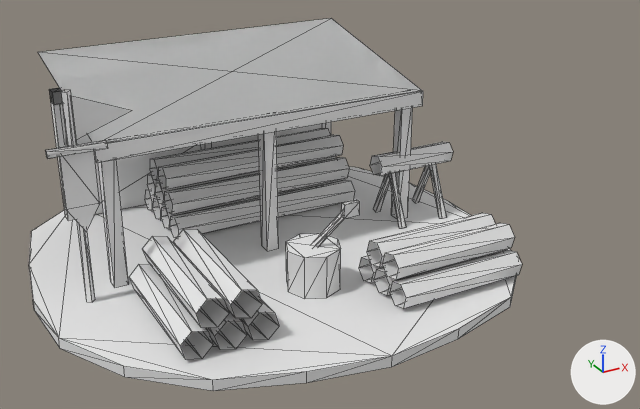
The glTF model sample_project/assets/3d/buildings/saracens/lumber_camp.glb as it was, and as the next commit left it.
Rendered twice from a camera (50 mm lens) standing at (-2.65, -5.66, 3.15) and looking at (0.28, -0.34, 0.49). Every picture has the same lights, and +X, +Y and +Z are marked at lower right. The picture after the commit comes second. Mesh edges are drawn as thin lines. Vertices at exactly the same position are counted once.

The first picture shows 'saracens_lumber_camp'.
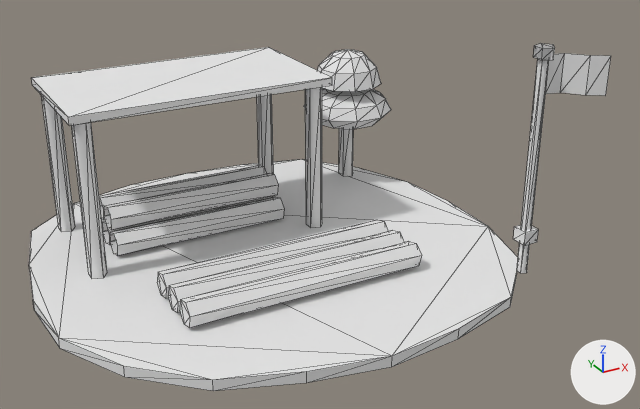
Pixel boxes [x1, y1, x2, y2] of what changed, in the pictures (640 x 409 px; the box of a moved part takes in the faces that stretch with it):
'saracens_lumber_camp', reshaped (18% wider, 7% shorter): before [29, 18, 522, 391]; after [29, 43, 611, 391]
part 1 of me_saracens_lumber_camp, added: after [157, 220, 388, 298]
part 2 of me_saracens_lumber_camp, added: after [168, 230, 404, 313]
part 3 of me_saracens_lumber_camp, added: after [180, 241, 422, 328]
part 4 of me_saracens_lumber_camp, moved or reshaped: before [94, 91, 423, 163]; after [31, 47, 332, 126]
part 5 of me_saracens_lumber_camp, moved or reshaped: before [170, 180, 355, 238]; after [110, 197, 284, 256]
part 6 of me_saracens_lumber_camp, moved or reshaped: before [161, 179, 342, 229]; after [102, 196, 272, 245]
part 7 of me_saracens_lumber_camp, moved or reshaped (not visible afterwards): before [153, 198, 165, 220]
part 8 of me_saracens_lumber_camp, moved or reshaped: before [164, 157, 349, 214]; after [104, 173, 278, 229]
part 9 of me_saracens_lumber_camp, moved or reshaped: before [155, 156, 336, 205]; after [99, 165, 266, 220]
part 10 of me_saracens_lumber_camp, moved or reshaped: before [341, 200, 360, 219]; after [513, 225, 539, 245]
part 11 of me_saracens_lumber_camp, deleted: before [45, 90, 522, 360]
part 12 of me_saracens_lumber_camp, reshaped: before [38, 18, 422, 287]; after [41, 43, 611, 279]

The change in detail:
Material 'PE_Foliage' (mat_pe_foliage) is new.
Its base color is (0.8, 0.8, 0.8) (white #e7e7e7).
Its roughness is 1.0.
Material 'PE_Thatch' (mat_pe_thatch) is new.
Its base color is (0.8, 0.8, 0.8) (white #e7e7e7).
Its roughness is 1.0.
me_saracens_lumber_camp is used by ob_saracens_lumber_camp; location (0.0, 0.0, 0.0).
me_saracens_lumber_camp had 444 vertices, 494 faces and spanned x -1.8..1.75, y -1.78..1.72, z 0.0..1.58.
me_saracens_lumber_camp now has 304 vertices, 399 faces and spans x -1.8..1.94, y -1.78..1.72, z 0.0..1.76.
me_saracens_lumber_camp part 1: a new loose piece, a 6-sided cylinder along x spanning x -1.0..0.8, y -0.5..-0.3, z 0.08..0.28, in mat_pe_woodlight (white #e7e7e7).
me_saracens_lumber_camp part 2: a new loose piece, a 6-sided cylinder along x spanning x -1.0..0.8, y -0.72..-0.52, z 0.08..0.28, in mat_pe_woodlight (white #e7e7e7).
me_saracens_lumber_camp part 3: a new loose piece, a 6-sided cylinder along x spanning x -1.0..0.8, y -0.94..-0.74, z 0.08..0.28, in mat_pe_woodlight (white #e7e7e7).
me_saracens_lumber_camp part 4: the loose piece of 8 vertices spanning x -1.3..1.3, y -0.17..-0.14, z 1.06..1.18 is scaled about its middle by (0.769, 36.7, 0.5), then moved by (-0.4, 0.75, 0.18), in mat_pe_thatch (white #e7e7e7).
me_saracens_lumber_camp part 5: the loose piece of 12 vertices spanning x -0.6..1.0, y 0.35..0.54, z 0.08..0.28 is scaled about its middle by (0.875, 1, 1), then moved by (-0.6, -0.05, 0.0).
me_saracens_lumber_camp part 6: the loose piece of 12 vertices spanning x -0.6..1.0, y 0.55..0.74, z 0.08..0.28 is scaled about its middle by (0.875, 1, 1), then moved by (-0.6, -0.05, 0.0).
me_saracens_lumber_camp part 7: the loose piece of 12 vertices spanning x -0.6..1.0, y 0.76..0.95, z 0.08..0.28 is scaled about its middle by (0.875, 1, 1), then moved by (-0.6, -0.05, 0.0).
me_saracens_lumber_camp part 8: the loose piece of 12 vertices spanning x -0.6..1.0, y 0.45..0.64, z 0.26..0.45 is scaled about its middle by (0.875, 1, 1), then moved by (-0.6, -0.05, 0.0).
me_saracens_lumber_camp part 9: the loose piece of 12 vertices spanning x -0.6..1.0, y 0.65..0.85, z 0.26..0.45 is scaled about its middle by (0.875, 1, 1), then moved by (-0.6, -0.05, 0.0).
me_saracens_lumber_camp part 10: the loose piece of 8 vertices spanning x 0.14..0.26, y -0.94..-0.9, z 0.65..0.75 is scaled about its middle by (1, 3, 1), then moved by (1.25, -0.38, -0.32), in mat_team_trim (white #e7e7e7).
me_saracens_lumber_camp part 11: 26 loose pieces with 264 vertices, spanning x -1.64..1.65, y -1.4..1.3, z 0.07..1.58, are deleted.
me_saracens_lumber_camp part 12: 64 vertices removed from x -1.3..1.3, y -0.15..1.3, z 0.08..1.48; 152 vertices added at x -1.36..1.94, y -1.42..1.38, z 0.08..1.76.
me_saracens_lumber_camp no longer uses material mat_pe_sandstone (white #e7e7e7).
me_saracens_lumber_camp no longer uses material mat_pe_clothred (white #e7e7e7).
me_saracens_lumber_camp no longer uses material mat_pe_iron (white #e7e7e7).
me_saracens_lumber_camp gains material mat_pe_thatch (white #e7e7e7).
me_saracens_lumber_camp gains material mat_pe_foliage (white #e7e7e7).
